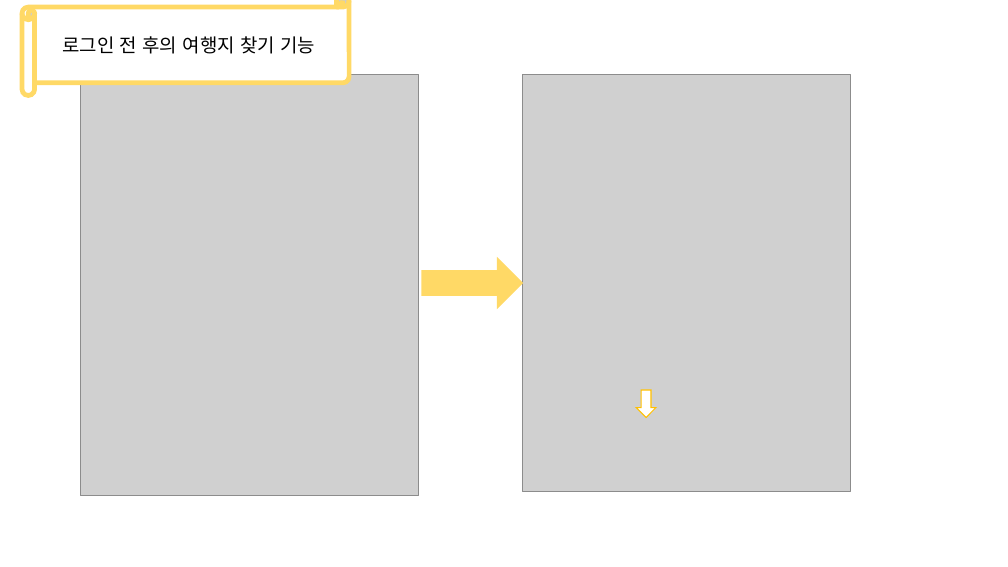
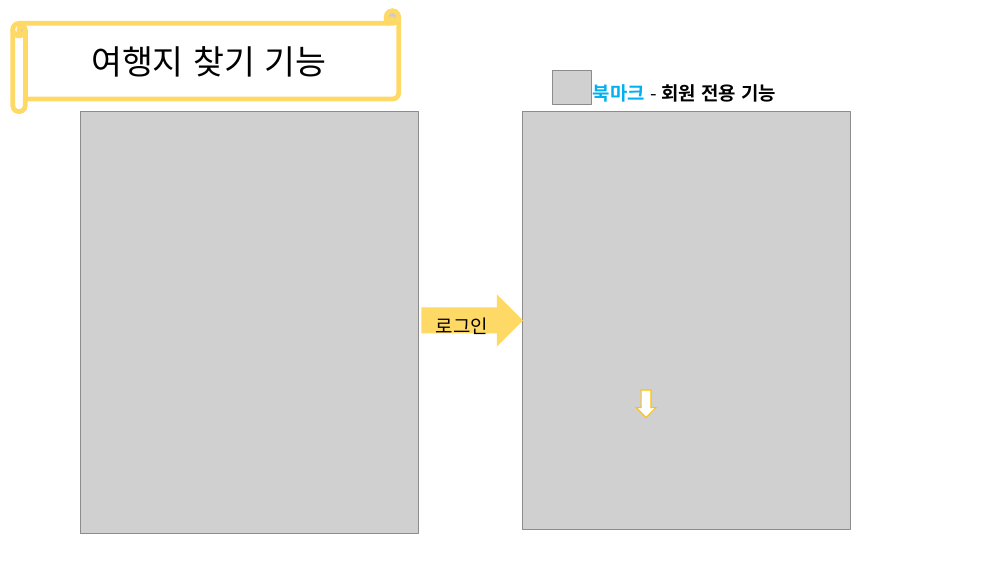
Before and after one commit to Grat3Su/EnjoyTrip, a slide deck: slide 9 of 부울경 3반 1조.pptx (slide 4 before the commit). Drawn at 1008x567 pixels with LibreOffice and Linux fonts; fonts in the diff are those of the drawing; grey boxes stand for pictures. Boxes give left, top, right and bottom in pixels: in the first picture for what was removed or moved away, otherwise in the second. Text is boxed around its words. In the diff, an @@ line names an element or a change of style, - is before the commit and + after.

```diff
--- a/부울경 3반 1조.pptx
+++ b/부울경 3반 1조.pptx
@@ horizontal scroll "여행지 찾기 기능": place and size @@
-horizontal scroll "여행지 찾기 기능" at <box>22,0,349,96</box>
+horizontal scroll "여행지 찾기 기능" at <box>13,11,399,112</box>
@@ text in horizontal scroll at <box>91,46,327,77</box>: text changed; size 18 to 32 pt @@
-로그인 전 후의 여행지 찾기 기능
+여행지 찾기 기능
@@ picture added at <box>552,71,591,104</box> @@
@@ text added at <box>593,84,776,102</box>, 18 pt, text #000000, bold @@
+북마크 - 회원 전용 기능
@@ 2 pictures, 1 right arrow: place and size @@
-2 pictures, 1 right arrow at <box>80,74,850,495</box>
+2 pictures, 1 right arrow at <box>80,112,850,533</box>
@@ text added at <box>436,317,488,339</box>, 18 pt, text #000000 @@
+로그인
```
Also in this commit, not shown: 5 other slides changed, 9 slides added, 2 slides removed, 5 other files.
